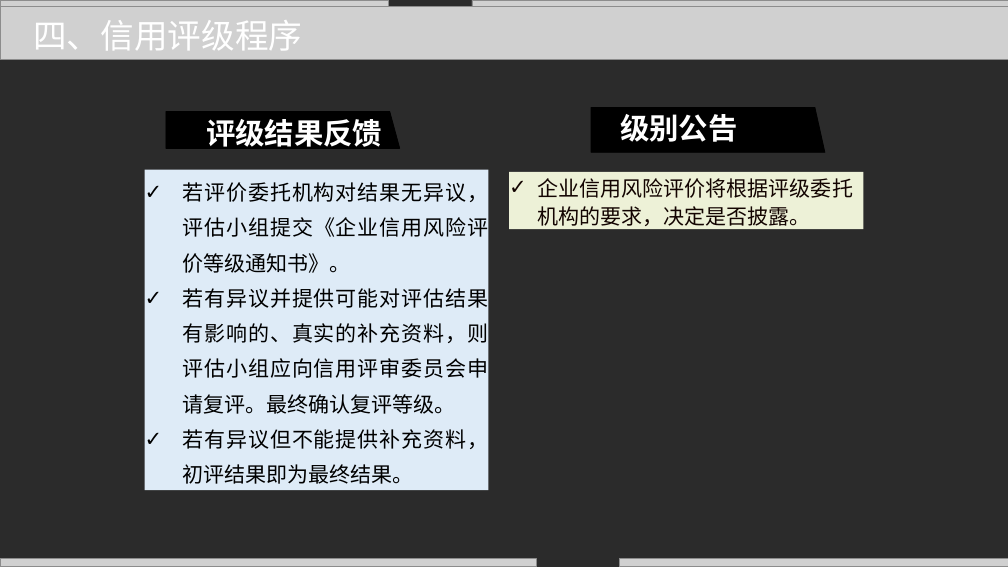
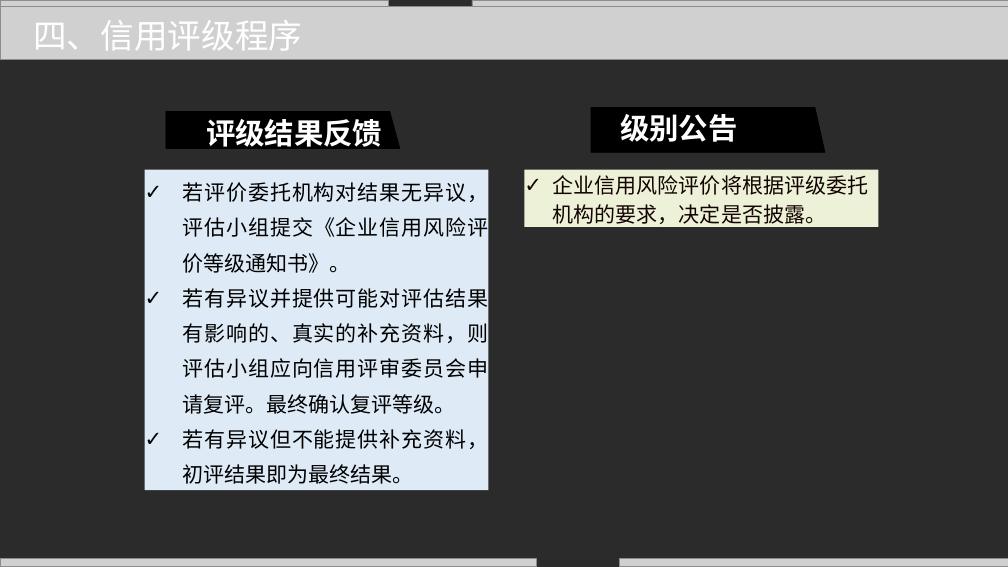
Before and after one commit to zhangjianzhang/internet_credit, a slide deck: slide 20 of files/slides/lecture_4.pptx. Drawn at 1008x567 pixels with LibreOffice and Linux fonts; fonts in the diff are those of the drawing; grey boxes stand for pictures; background and template pictures are left out; a plain dark background stands for a picture behind light text. Boxes give left, top, right and bottom in pixels: in the first picture for what was removed or moved away, otherwise in the second. Text is boxed around its words. In the diff, an @@ line names an element or a change of style, - is before the commit and + after.

```diff
--- a/files/slides/lecture_4.pptx
+++ b/files/slides/lecture_4.pptx
@@ rectangle "企业信用风险评价将根据评级委托机构的要求，决定是否披露。": place and size @@
-rectangle "企业信用风险评价将根据评级委托机构的要求，决定是否披露。" at [510,172,864,229]
+rectangle "企业信用风险评价将根据评级委托机构的要求，决定是否披露。" at [525,169,879,227]
```
Also in this commit, not shown: 1 other slide changed, 5 other files.
